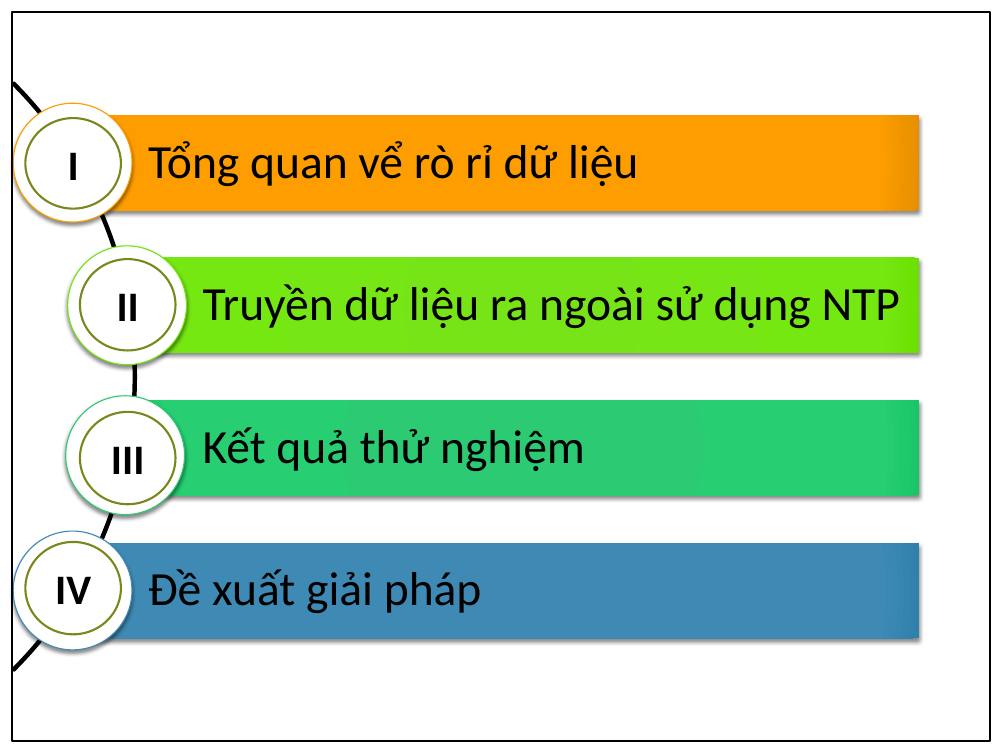
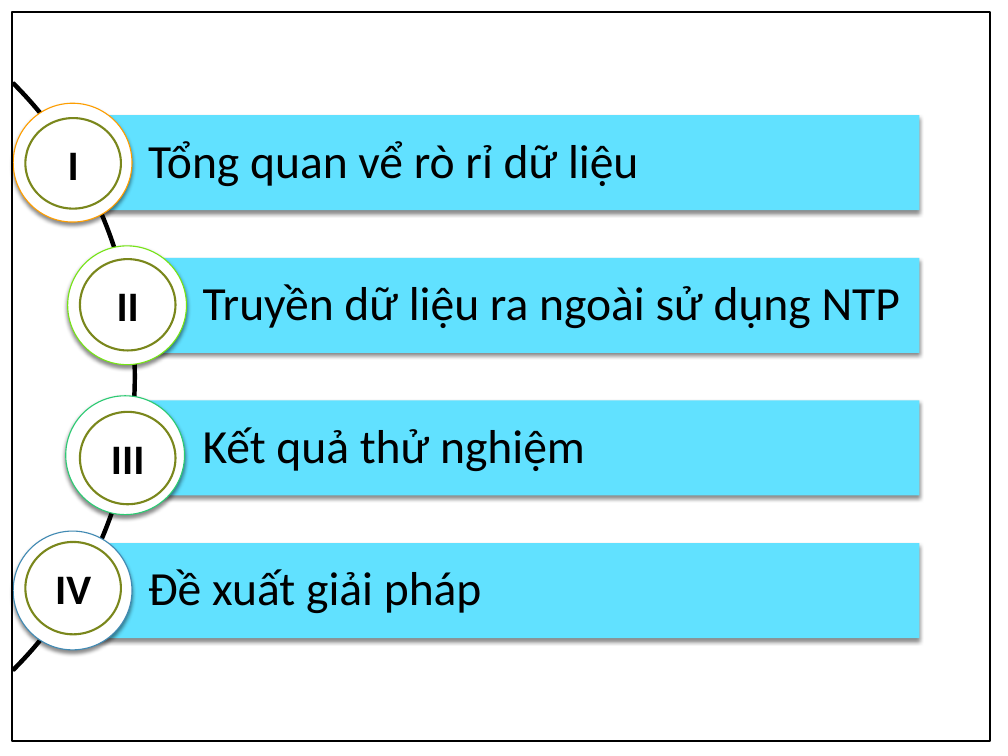
Before and after one commit to apkadmin/doan, a slide deck: slide 4 of Kỹ-thuật-khai-thác-giao-thức-Network-Time.pptx. Drawn at 1008x756 pixels with LibreOffice and Linux fonts; fonts in the diff are those of the drawing; background and template pictures are left out. Boxes give left, top, right and bottom in pixels: in the first picture for what was removed or moved away, otherwise in the second. Text is boxed around its words. In the diff, an @@ line names an element or a change of style, - is before the commit and + after.

```diff
--- a/Kỹ-thuật-khai-thác-giao-thức-Network-Time.pptx
+++ b/Kỹ-thuật-khai-thác-giao-thức-Network-Time.pptx
@@ rectangle at (x1=73, y1=115, x2=919, y2=210): fill gradient #FE9E00 to #E78F00 to #61E1FF @@
@@ rectangle at (x1=127, y1=258, x2=919, y2=353): fill gradient #76E416 to #76EA11 to #6AE201 to #61E1FF @@
@@ rectangle at (x1=127, y1=400, x2=919, y2=495): fill gradient #2CCB73 to #28CF73 to #19C767 to #61E1FF @@
@@ rectangle at (x1=73, y1=543, x2=919, y2=638): fill gradient #418AB3 to #3E8BB6 to #3180AD to #61E1FF @@
```
Also in this commit, not shown: 4 other slides changed, 16 other files.
